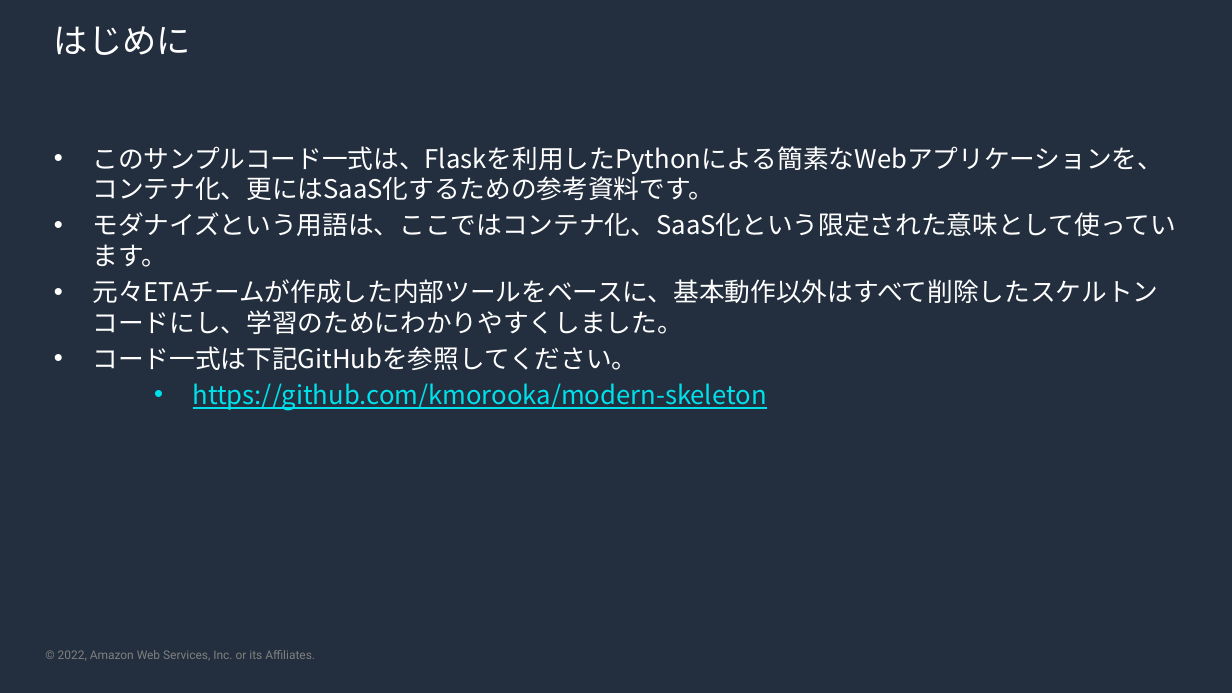
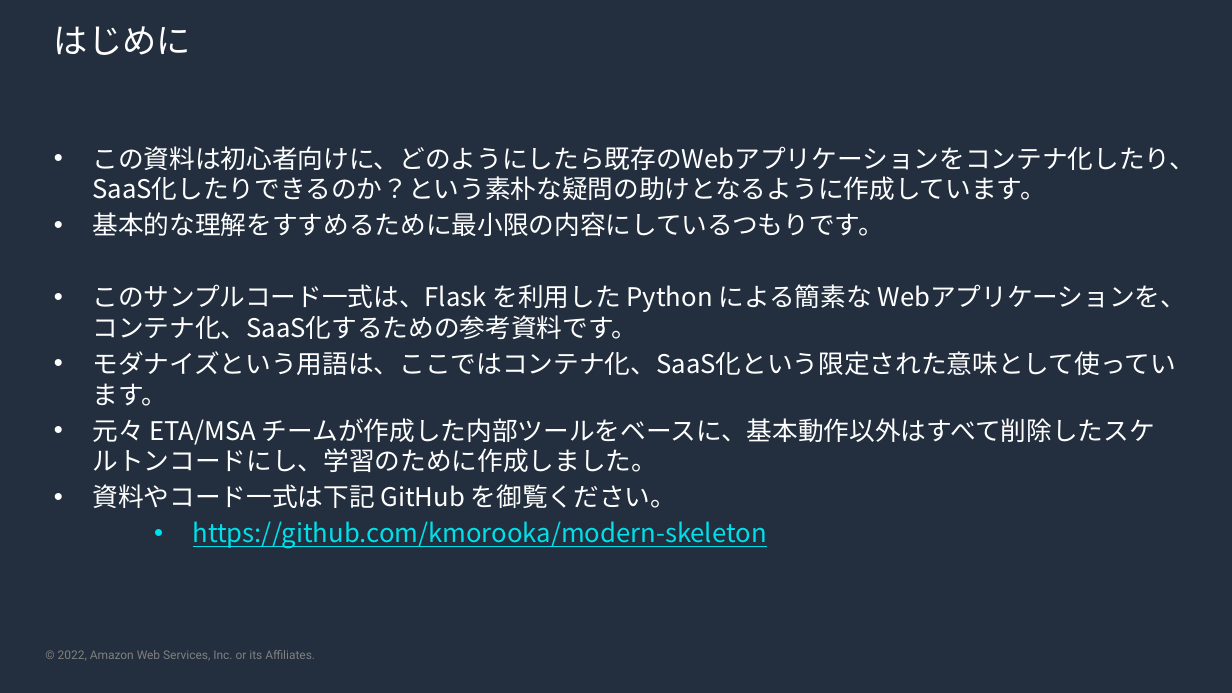
Before and after one commit to kmorooka/modern-skeleton, a slide deck: slide 2 of skeleton-guide.pptx. Drawn at 1232x693 pixels with LibreOffice and Linux fonts; fonts in the diff are those of the drawing; background and template pictures are left out. Boxes give left, top, right and bottom in pixels: in the first picture for what was removed or moved away, otherwise in the second. Text is boxed around its words. In the diff, an @@ line names an element or a change of style, - is before the commit and + after.

Commit message:
パワポ資料のアップデート

```diff
--- a/skeleton-guide.pptx
+++ b/skeleton-guide.pptx
@@ text at box(92, 146, 1195, 339): text changed @@
-• このサンプルコード一式は、Flaskを利用したPythonによる簡素なWebアプリケーションを、コンテナ化、更にはSaaS化するための参考資料です。
+• この資料は初心者向けに、どのようにしたら既存のWebアプリケーションをコンテナ化したり、SaaS化したりできるのか？という素朴な疑問の助けとなるように作成しています。
+• 基本的な理解をすすめるために最小限の内容にしているつもりです。
+• このサンプルコード一式は、Flask を利用した Python による簡素な Webアプリケーションを、コンテナ化、SaaS化するための参考資料です。
@@ text at box(92, 418, 1155, 508): text changed @@
-• 元々ETAチームが作成した内部ツールをベースに、基本動作以外はすべて削除したスケルトンコードにし、学習のためにわかりやすくしました。
-• コード一式は下記GitHubを参照してください。
+• 元々 ETA/MSA チームが作成した内部ツールをベースに、基本動作以外はすべて削除したスケルトンコードにし、学習のために作成しました。
+• 資料やコード一式は下記 GitHub を御覧ください。
```
Also in this commit, not shown: 11 other slides changed, 7 slides added, 2 slides removed.
